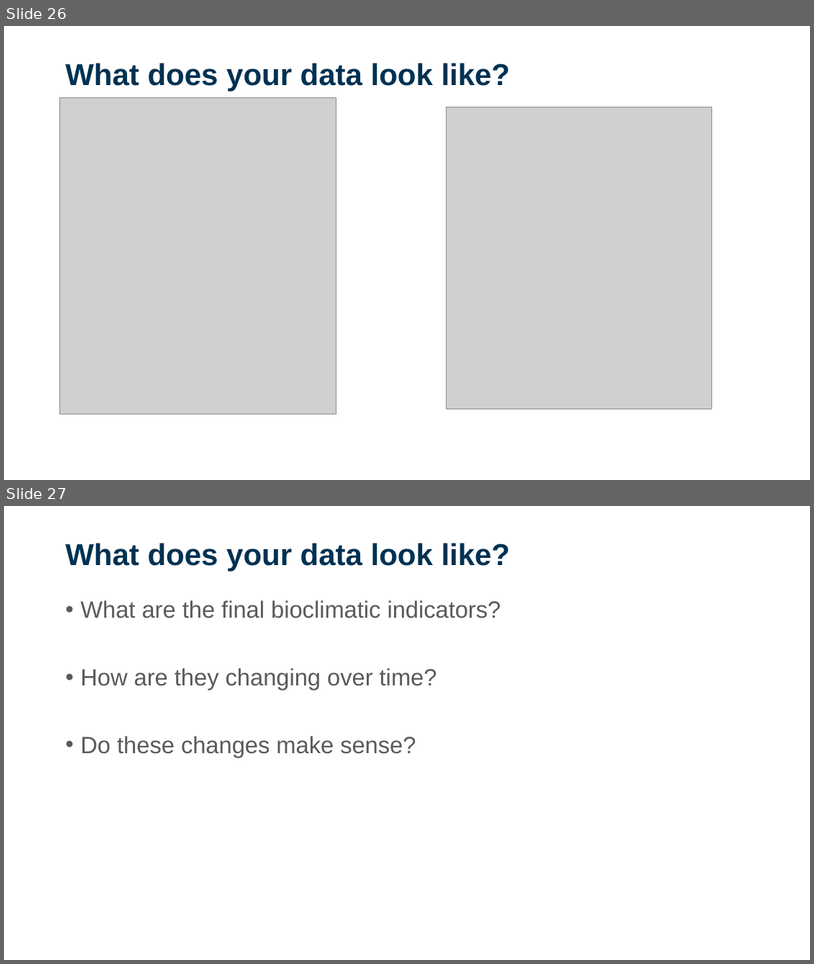
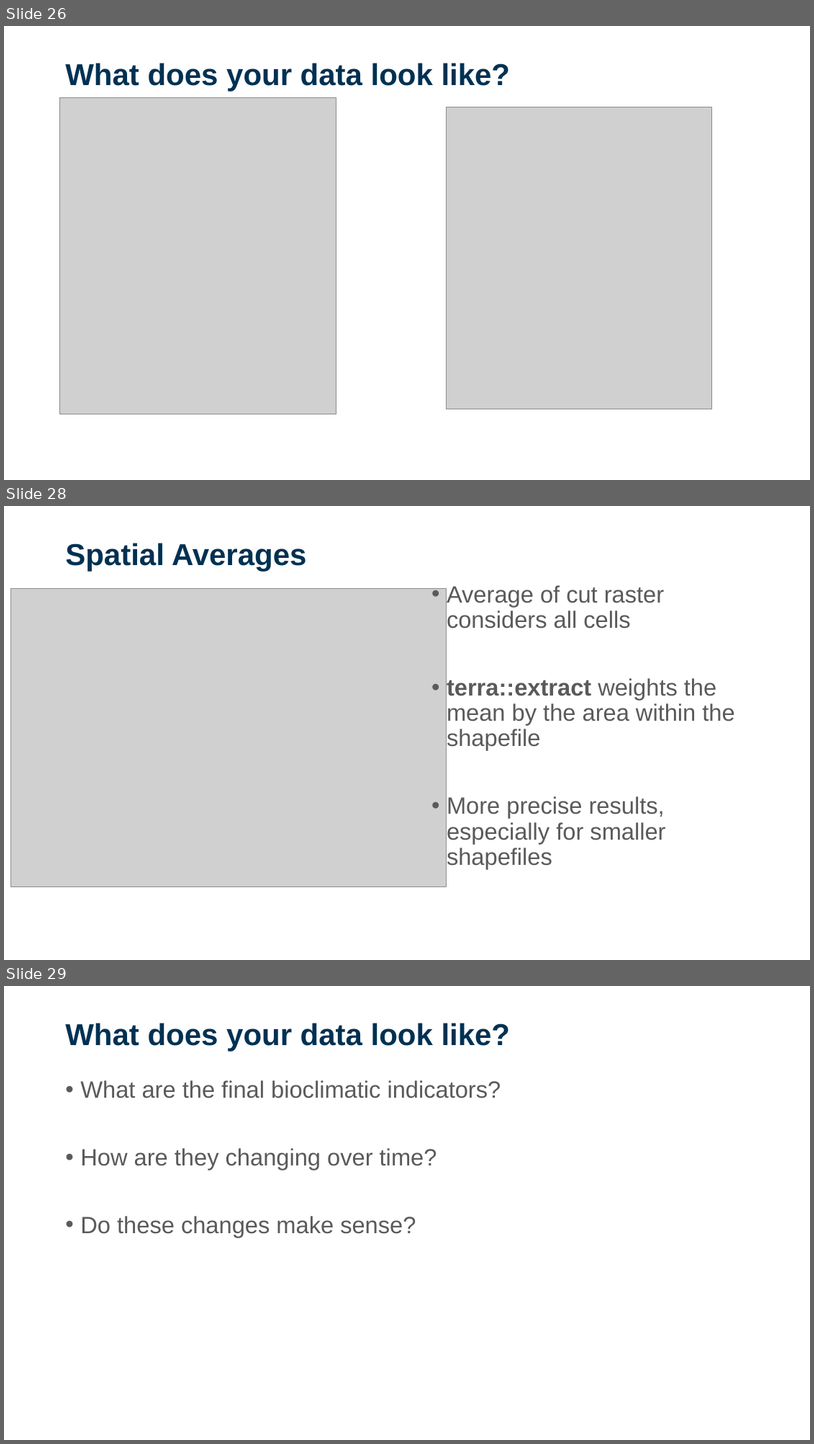
Before and after one commit to sdesrosiers1989/ICCB_Projections, a slide deck: ICCB2025_Session2_ClimateProjections.pptx. Shown one above the other, each under a label of ours: slides 26 and 27 before the commit, slides 26, 28 and 29 after it; the slides between them are not shown. The pictures are 814x964 and 814x1444 pixels, drawn with LibreOffice and Linux fonts; fonts in the diff are those of the drawing; grey boxes stand for pictures; background and template pictures are left out. Boxes give left, top, right and bottom in pixels: in the first picture for what was removed or moved away, otherwise in the second. Text is boxed around its words. In the diff, an @@ line names an element or a change of style, - is before the commit and + after.

```diff
--- a/ICCB2025_Session2_ClimateProjections.pptx
+++ b/ICCB2025_Session2_ClimateProjections.pptx
@@ slide 28 added at (x1=4, y1=506, x2=810, y2=960), background picture (left out) @@
@@ title added at (x1=65, y1=543, x2=306, y2=572), 36 pt, text #003152, bold @@
+Spatial Averages
@@ picture added at (x1=10, y1=589, x2=447, y2=886) @@
@@ text added at (x1=447, y1=585, x2=735, y2=869), 28 pt, text #5A5A5A @@
+• Average of cut raster considers all cells
+• terra::extract weights the mean by the area within the shapefile
+• More precise results, especially for smaller shapefiles
@@ what was slide 27 is now slide 29 @@
```
Also in this commit, not shown: 1 slide changed, 1 other slide added, 47 other files.
